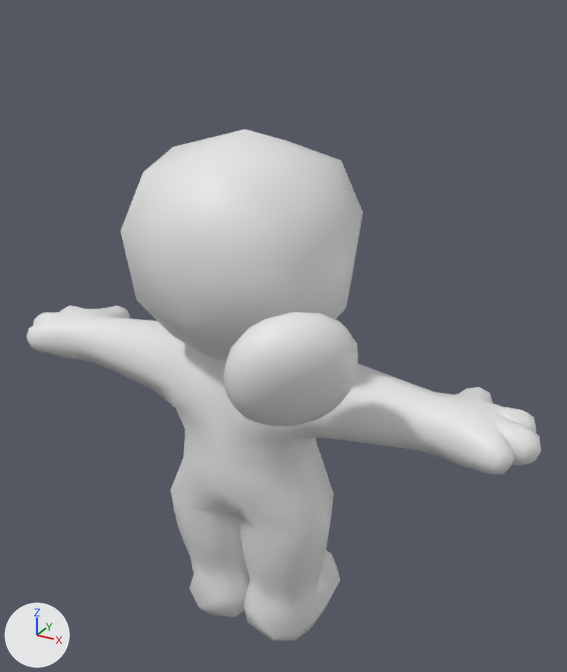
Two versions of the Blender file Dev/Models/Player/player00.blend, one commit apart.
Both versions are drawn from a 50 mm lens placed at (1.4, -2.28, 2.4), pointed at (0.11, 0.07, 1.23). The lights are fixed; the arrows at lower left show +X, +Y and +Z.

The scene before the commit, as lines of its bpy script (objects in view):
```python
me_player00 = bpy.data.meshes.new('Player00')
me_player00.from_pydata(...)  # 708 vertices, 716 faces; spans x -1.06..1.06, y -0.4..0.4, z -0.09..1.96
me_player00.polygons.foreach_set('use_smooth', [True] * 716)
# faces by material slot: [364, 168, 88, 96]
me_player00.materials.append(mat_skin)  # white #e7e7e7
me_player00.materials.append(mat_shirt)  # white #e7e7e7
me_player00.materials.append(mat_pants)  # white #e7e7e7
me_player00.materials.append(mat_shoes)  # white #e7e7e7
me_player00.materials.append(mat_outline)  # white #e7e7e7
me_player00_002 = bpy.data.meshes.new('Player00.002')
me_player00_002.from_pydata(...)  # 58 vertices, 0 faces, 29 loose edges; spans x -0.745..0.745, y -0.743..0.607, z 1.064..2.307
me_player00_002.materials.append(mat_skin)  # white #e7e7e7
me_player00_002.materials.append(mat_shirt)  # white #e7e7e7
me_player00_002.materials.append(mat_pants)  # white #e7e7e7
me_player00_002.materials.append(mat_shoes)  # white #e7e7e7
me_player00_002.materials.append(mat_outline)  # white #e7e7e7
me_player00_002.materials.append(mat_hair00)  # white #e7e7e7
ob_player00 = bpy.data.objects.new('Player00', me_player00)
ob_player00.location = (0.0, 0.0, 0.0)
_m = ob_player00.modifiers.new('Solidify', 'SOLIDIFY')
_m.thickness = 0.025
_m.offset = 1.0
_m.material_offset = 4
_m.use_flip_normals = True
ob_player00_002 = bpy.data.objects.new('Player00.002', me_player00_002)
ob_player00_002.location = (0.0, 0.0, 0.0)
_m = ob_player00_002.modifiers.new('Skin', 'SKIN')
_m.use_smooth_shade = True
_m = ob_player00_002.modifiers.new('Subdivision', 'SUBSURF')
```
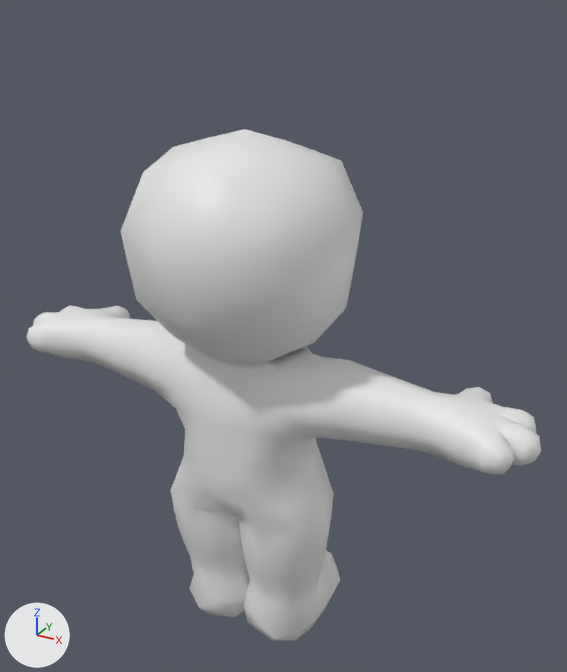
Diff of the bpy script that builds the scene:
```diff
--- a/Dev/Models/Player/player00.blend.py
+++ b/Dev/Models/Player/player00.blend.py
@@ img_mouth00 @@
+img_mouth00 = load_image('Mouth00', '../../../Assets/Models/Player00/Textures/Mouth00.png', 256, 256, 'sRGB')
@@ img_eye00 @@
+img_eye00 = load_image('Eye00', '../../../Assets/Models/Player00/Textures/Eye00.png', 171, 171, 'sRGB')
@@ mat_mouth00 @@
+mat_mouth00 = principled_material('Mouth00')
+mat_mouth00.texture = img_mouth00
@@ mat_eye00 @@
+mat_eye00 = principled_material('Eye00')
+mat_eye00.texture = img_eye00
@@ me_player00 @@
 # used by ob_player00; location = (0.0, 0.0, 0.0)
-me_player00.from_pydata(...)  # 708 vertices, 716 faces; spans x -1.06..1.06, y -0.4..0.4, z -0.09..1.96
+me_player00.from_pydata(...)  # 752 vertices, 756 faces; spans x -1.06..1.06, y -0.4..0.4, z -0.09..1.96
+# me_player00 part 1
+# 26 vertices are removed from x -0.2..0.2, y -0.25..0.25, z 0.7..1.28
+# 96 faces are deleted
+# 22 vertices move from x -0.05..0.05, y -0.21..0.25, z 0.79..1.28 to x -0.13..0.13, y -0.21..0.36, z 0.73..1.41
+# 71 vertices are added at x -0.38..0.38, y -0.38..0.38, z 0.68..1.92
+# 70 new faces join them, mat_shirt (white #e7e7e7)
+# 54 new faces join them, mat_skin (white #e7e7e7)
+# 4 new faces join them, mat_mouth00 (picture img_mouth00)
+# 8 new faces join them, mat_eye00 (picture img_eye00)
 me_player00.materials.append(mat_skin)
@@ me_player00 @@
 me_player00.materials.append(mat_shoes)
+me_player00.materials.append(mat_eye00)  # picture img_eye00
+me_player00.materials.append(mat_mouth00)  # picture img_mouth00
 me_player00.materials.append(mat_outline)
@@ ob_player00 @@
 _m = ob_player00.modifiers.new('Solidify', 'SOLIDIFY')
 _m.offset = 1.0
-_m.material_offset = 4
+_m.material_offset = 6
+_m.material_offset_rim = 6
 _m.use_flip_normals = True
@@ ob_player00_002 @@
-ob_player00_002 = bpy.data.objects.new('Player00.002', me_player00_002)
-ob_player00_002.location = (0.0, 0.0, 0.0)
-_m = ob_player00_002.modifiers.new('Skin', 'SKIN')
-_m.use_smooth_shade = True
-_m = ob_player00_002.modifiers.new('Subdivision', 'SUBSURF')
```

Pixel boxes (x1, y1, x2, y2) of what changed, in the pictures (567 x 672 px; the box of a moved part takes in the faces that stretch with it):
'Player00', reshaped, modifiers changed: (26, 129, 541, 641) in both
'Player00.002', deleted: before (224, 312, 358, 426)
part 1 of me_player00, moved or reshaped: before (121, 129, 362, 509); after (121, 129, 363, 509)
